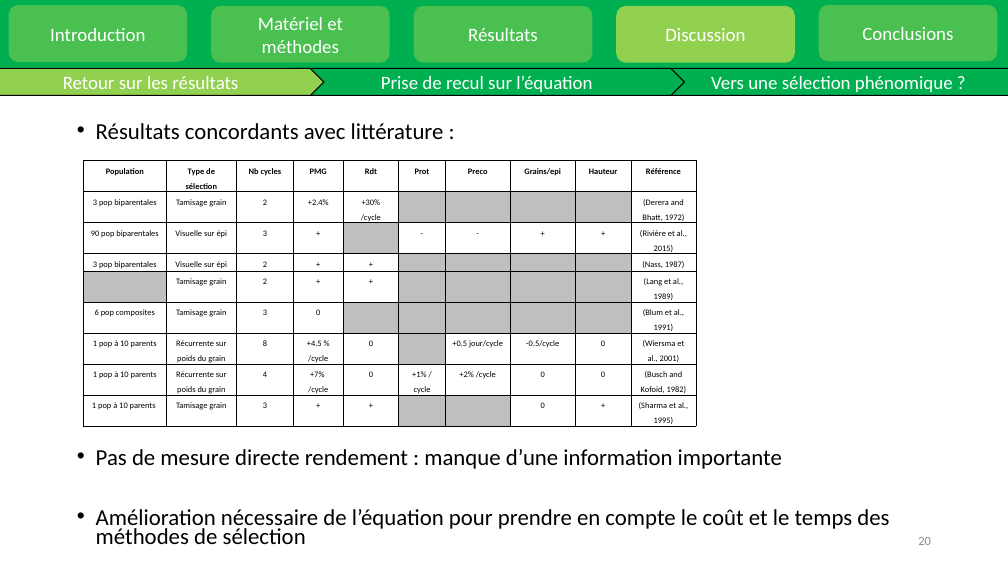
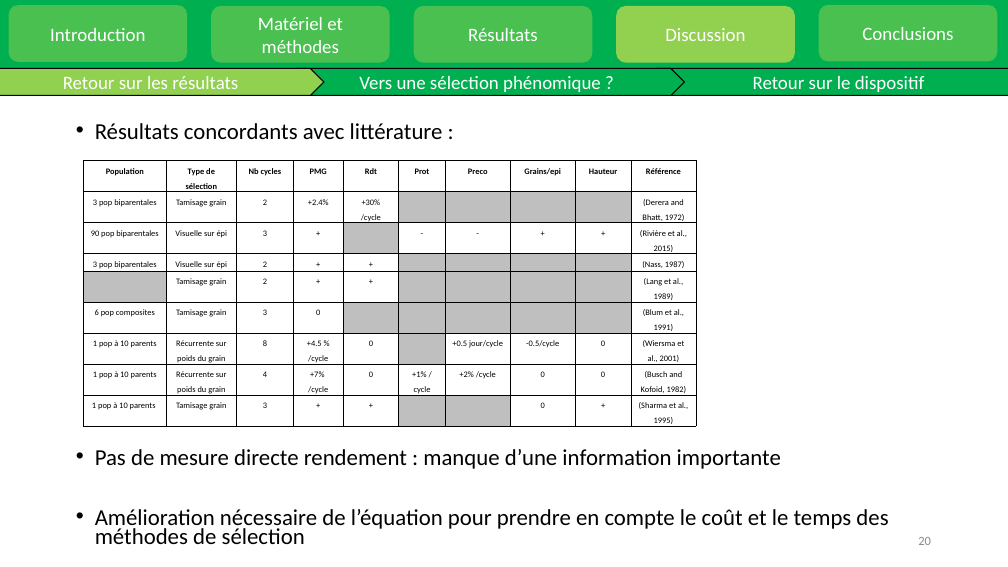
Before and after one commit to martinEcarnot/Stage_CBienvenu_2023, a slide deck: slide 20 of présentation-v1.pptx. Drawn at 1008x567 pixels with LibreOffice and Linux fonts; fonts in the diff are those of the drawing. Boxes give left, top, right and bottom in pixels: in the first picture for what was removed or moved away, otherwise in the second. Text is boxed around its words. In the diff, an @@ line names an element or a change of style, - is before the commit and + after.

```diff
--- a/présentation-v1.pptx
+++ b/présentation-v1.pptx
@@ pentagon arrow "Vers une sélection phénomique ?": place and size @@
-pentagon arrow "Vers une sélection phénomique ?" at [657,69,1008,96]
+pentagon arrow "Vers une sélection phénomique ?" at [296,69,685,96]
@@ pentagon arrow removed at [296,69,685,96] @@
-Prise de recul sur l’équation
@@ pentagon arrow added at [657,69,1008,96], fill #00B050, outline #000000 1 pt, 18 pt, text #FFFFFF @@
+Retour sur le dispositif
```
Also in this commit, not shown: 8 other slides changed, 1 slide added, 2 other files.
